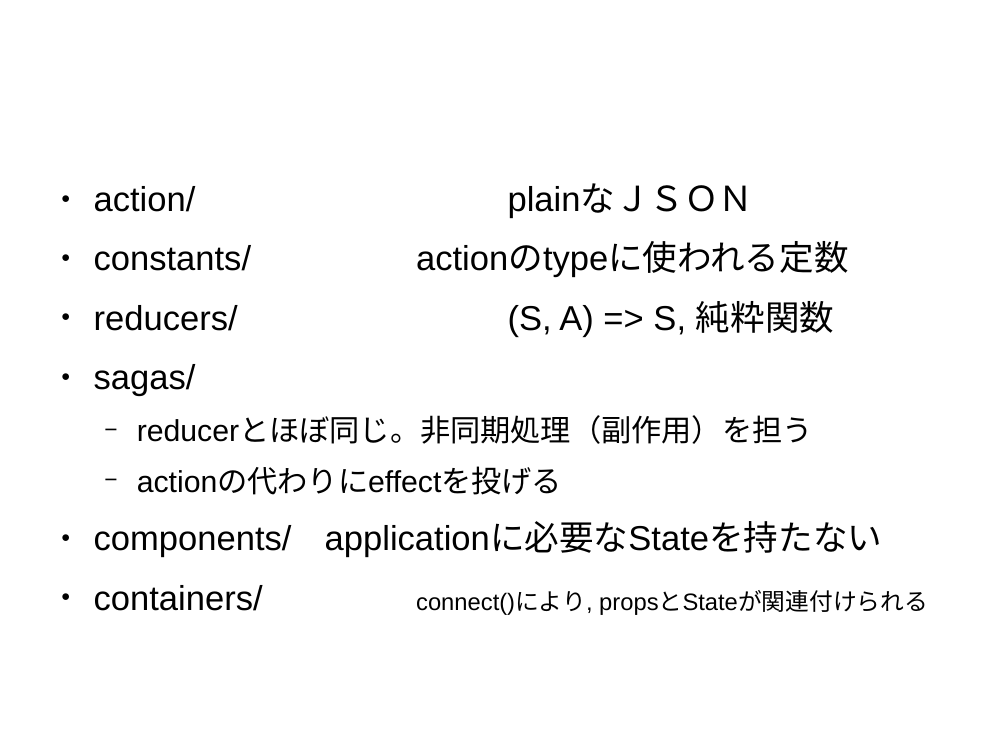
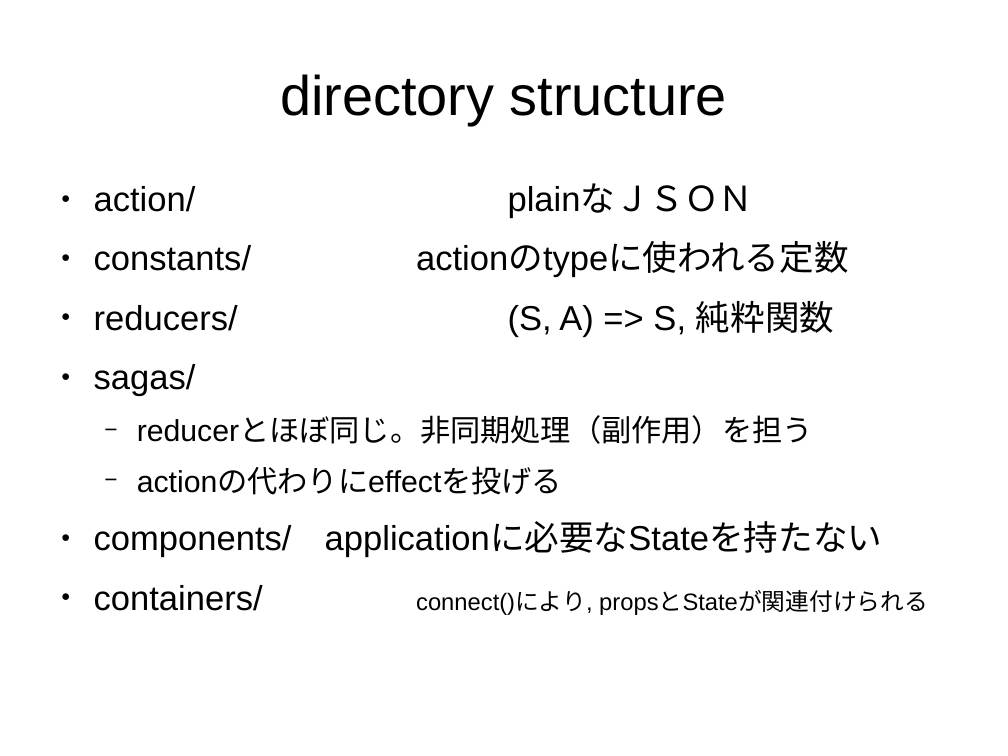
Before and after one commit to sallop/til, a slide deck: slide 8 of reduxwithts.odp. Drawn at 1008x756 pixels with LibreOffice and Linux fonts; fonts in the diff are those of the drawing. Boxes give left, top, right and bottom in pixels: in the first picture for what was removed or moved away, otherwise in the second. Text is boxed around its words. In the diff, an @@ line names an element or a change of style, - is before the commit and + after.

```diff
--- a/reduxwithts.odp
+++ b/reduxwithts.odp
@@ title added at (x1=280, y1=74, x2=727, y2=125), 44 pt, text #000000 @@
+directory structure
```
Also in this commit, not shown: 4 other slides changed, 3 slides added, 1 slide removed.
